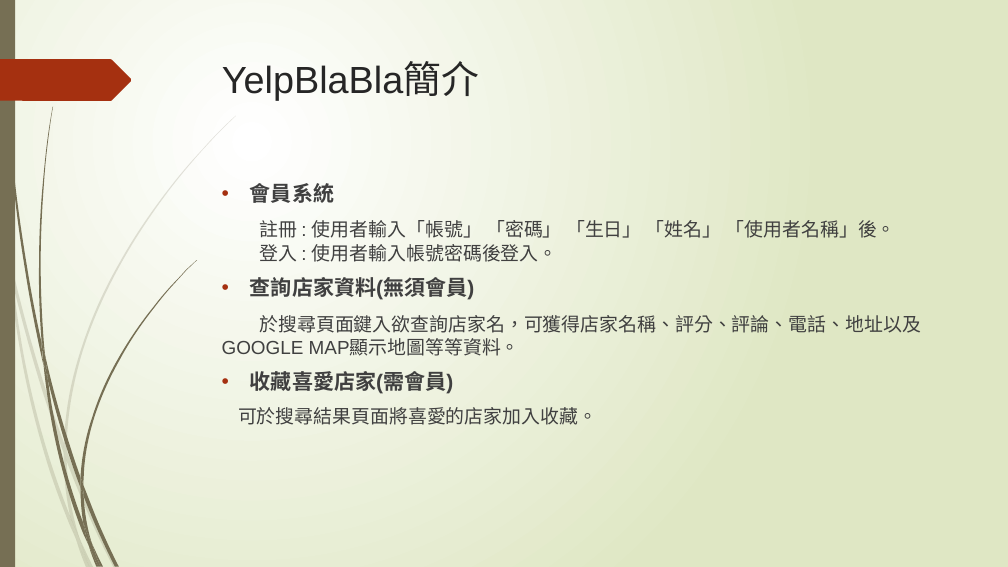
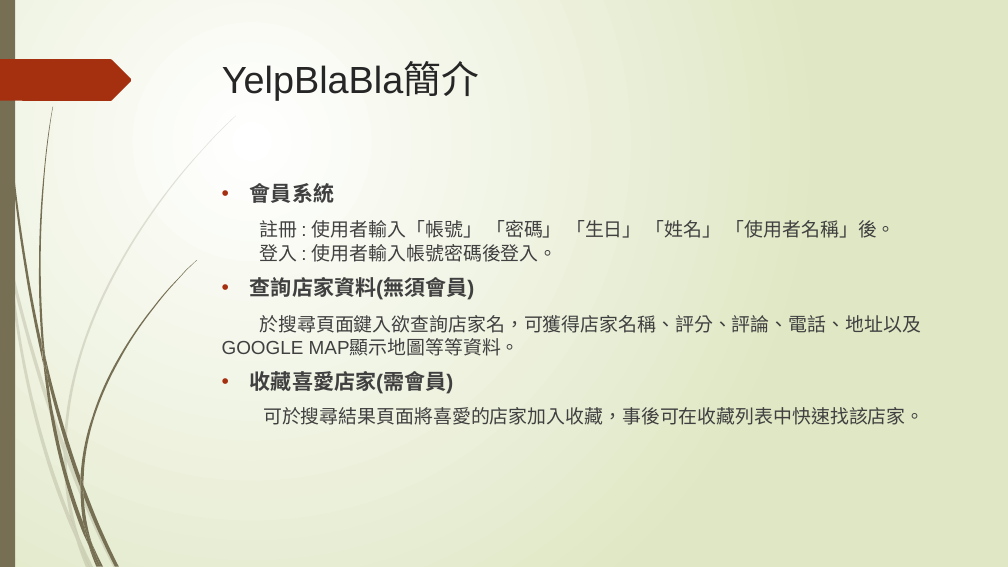
Before and after one commit to penut85420/WBSE_Project, a slide deck: slide 21 of 其他/YelpBlaBla.pptx (slide 8 before the commit). Drawn at 1008x567 pixels with LibreOffice and Linux fonts; fonts in the diff are those of the drawing. Boxes give left, top, right and bottom in pixels: in the first picture for what was removed or moved away, otherwise in the second. Text is boxed around its words. In the diff, an @@ line names an element or a change of style, - is before the commit and + after.

```diff
--- a/其他/YelpBlaBla.pptx
+++ b/其他/YelpBlaBla.pptx
@@ text at (263,407,924,425): text changed @@
-可於搜尋結果頁面將喜愛的店家加入收藏。
+可於搜尋結果頁面將喜愛的店家加入收藏，事後可在收藏列表中快速找該店家。
```
Also in this commit, not shown: 5 other slides changed, 14 slides added, 1 other file.
